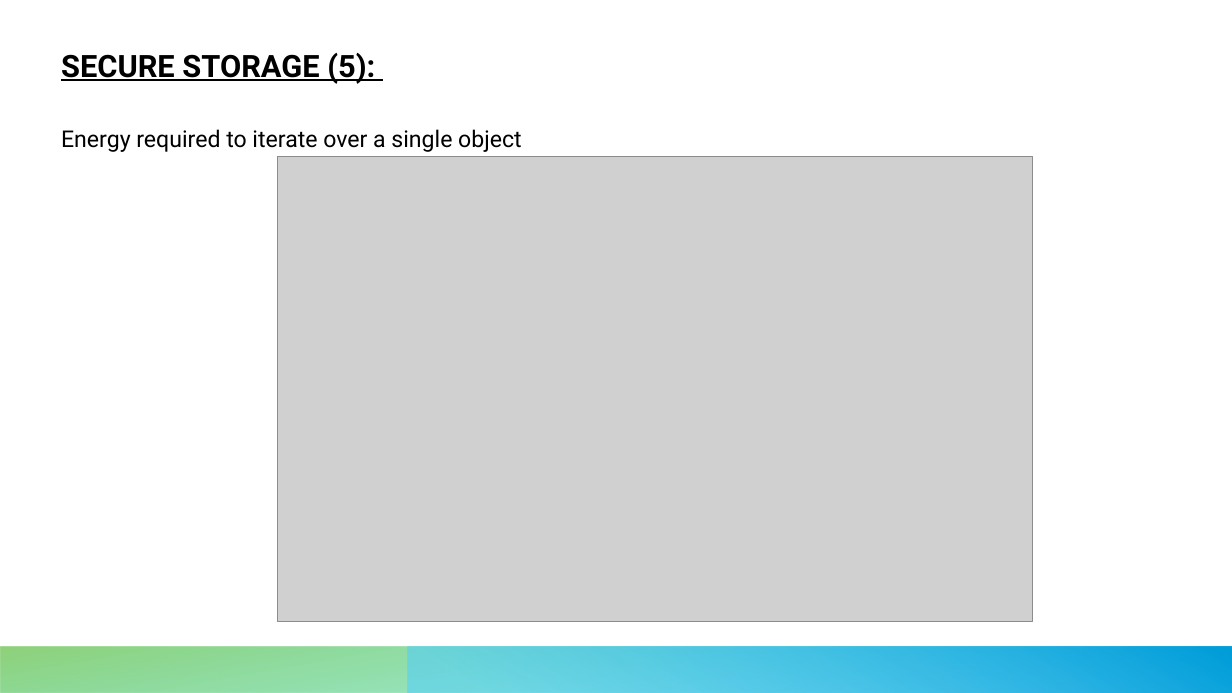
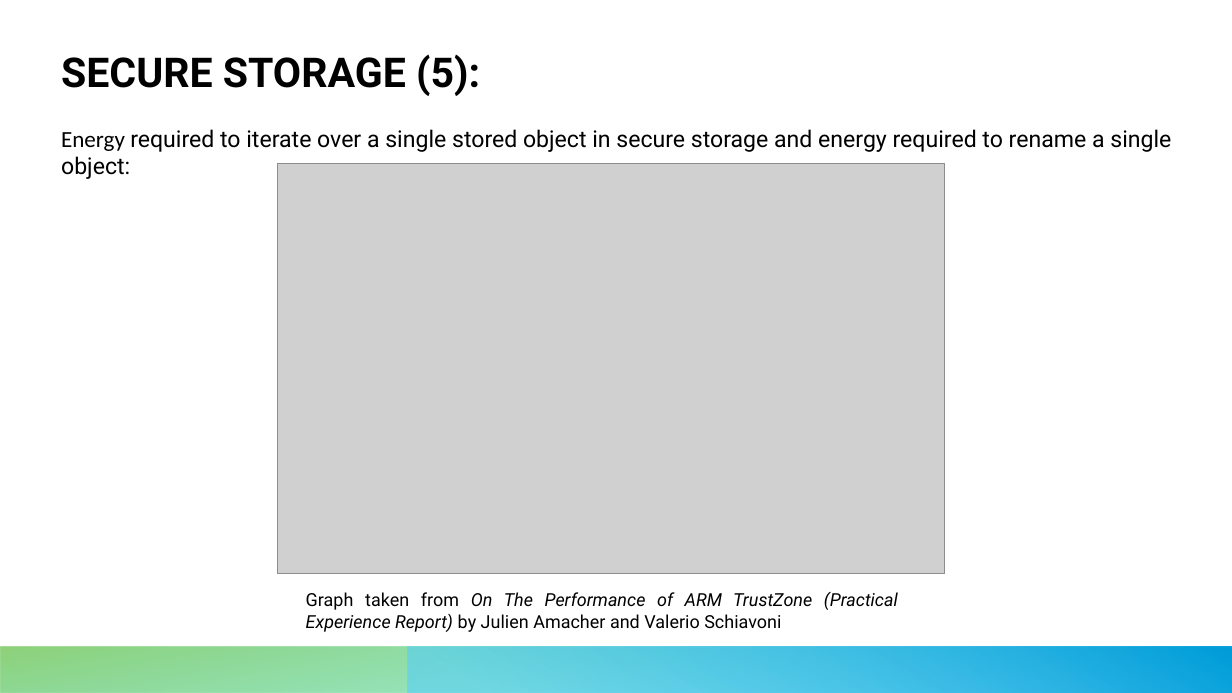
Before and after one commit to leonardopoggiani/Appunti, a slide deck: slide 33 of ComputerArchitecture/Presentazione/Presentazione_2.pptx. Drawn at 1232x693 pixels with LibreOffice and Linux fonts; fonts in the diff are those of the drawing; grey boxes stand for pictures. Boxes give left, top, right and bottom in pixels: in the first picture for what was removed or moved away, otherwise in the second. Text is boxed around its words. In the diff, an @@ line names an element or a change of style, - is before the commit and + after.

```diff
--- a/ComputerArchitecture/Presentazione/Presentazione_2.pptx
+++ b/ComputerArchitecture/Presentazione/Presentazione_2.pptx
@@ text "SECURE STORAGE (5):" at bbox=[61, 54, 480, 96]: size 24 to 32 pt, underline off @@
@@ text at bbox=[61, 129, 1171, 179]: text changed @@
-Energy required to iterate over a single object
+Energy required to iterate over a single stored object in secure storage and energy required to rename a single object:
@@ picture: place and size @@
-picture at bbox=[278, 157, 1033, 622]
+picture at bbox=[278, 164, 945, 574]
@@ text added at bbox=[306, 592, 898, 632], 14 pt, text #000000, italic @@
+Graph taken from On The Performance of ARM TrustZone (Practical Experience Report) by Julien Amacher and Valerio Schiavoni
```
Also in this commit, not shown: 24 other slides changed, 9 slides added, 7 slides removed, 3 other files.
